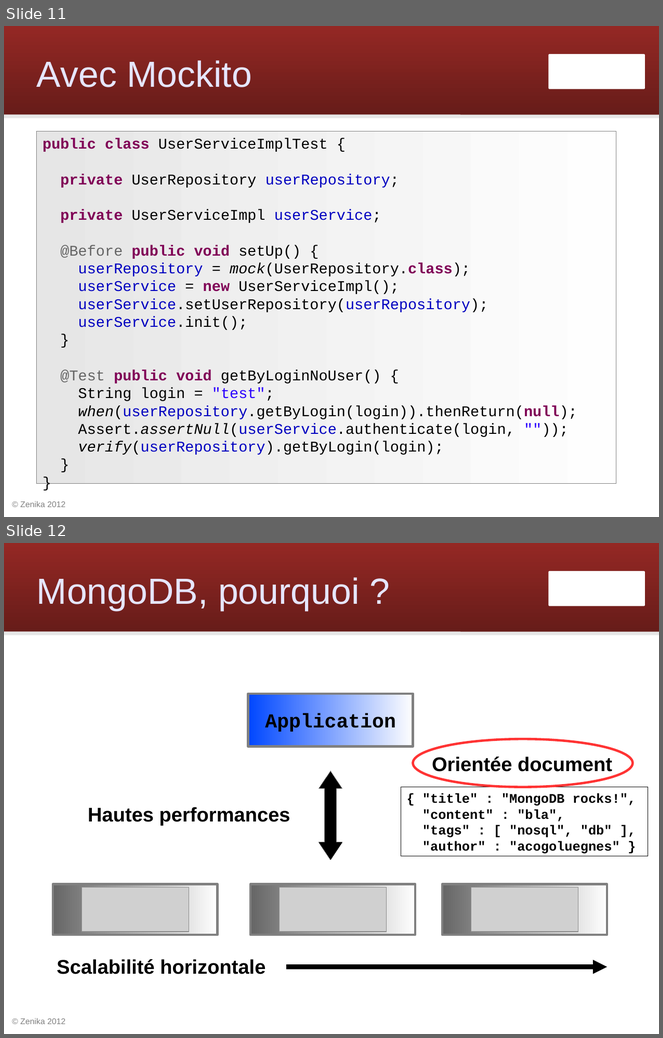
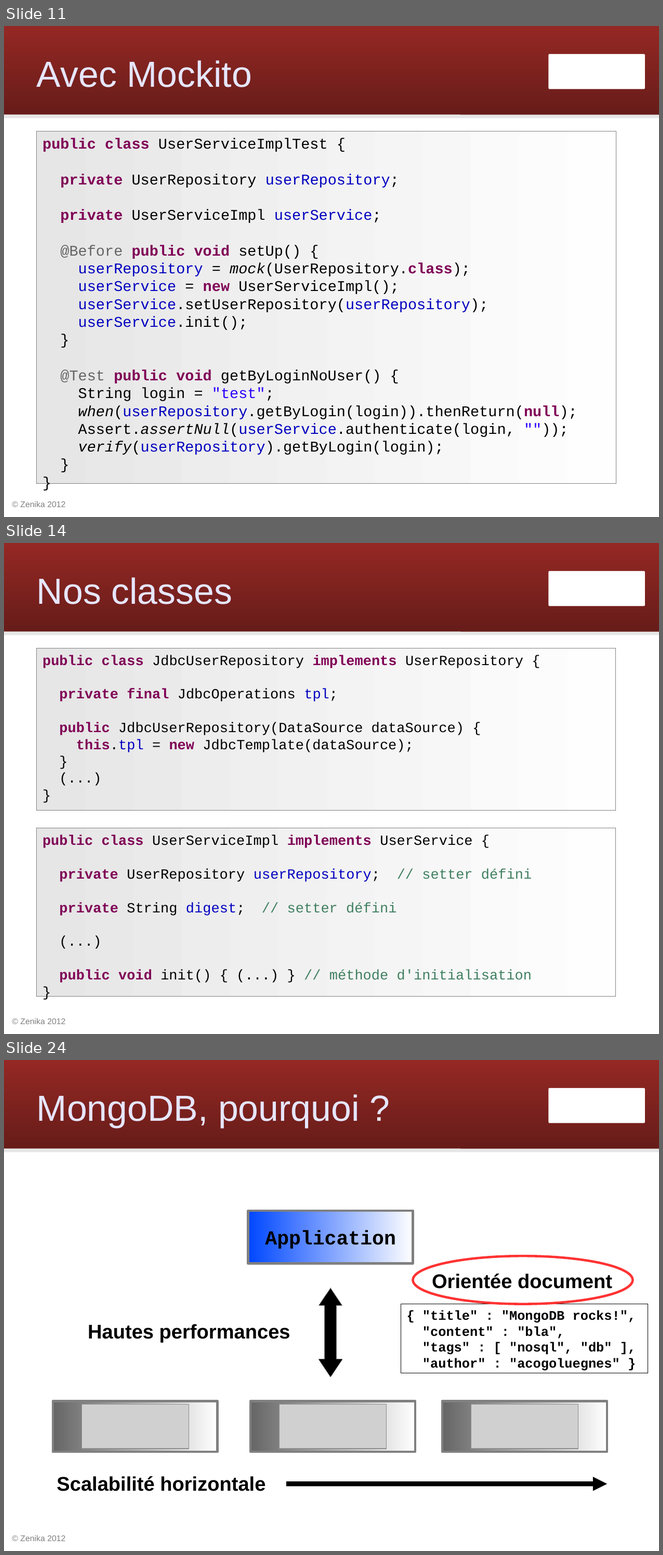
Before and after one commit to Zenika/workshop-spring-core, a slide deck: spring-workshop.odp. Shown one above the other, each under a label of ours: slides 11 and 12 before the commit, slides 11, 14 and 24 after it; the slides between them are not shown. The pictures are 663x1038 and 663x1555 pixels, drawn with LibreOffice and Linux fonts; fonts in the diff are those of the drawing; grey boxes stand for pictures; background and template pictures are left out. Boxes give left, top, right and bottom in pixels: in the first picture for what was removed or moved away, otherwise in the second. Text is boxed around its words. In the diff, an @@ line names an element or a change of style, - is before the commit and + after.

```diff
--- a/spring-workshop.odp
+++ b/spring-workshop.odp
@@ slide 14 added at box(4, 543, 659, 1034), background #FFFFFF; not listed: 4 template elements that a slide beside it also shows @@
@@ title added at box(37, 577, 233, 604), 44 pt, text #E6E6FF @@
+Nos classes
@@ rectangle added at box(37, 648, 617, 811), fill gradient #E6E6E6 to #FEFEFE, outline #808080 0 pt, 17 pt, text #000000 @@
+public class JdbcUserRepository implements UserRepository {
+private final JdbcOperations tpl;
+public JdbcUserRepository(DataSource dataSource) {
+this.tpl = new JdbcTemplate(dataSource);
+}
+(...)
+}
@@ rectangle added at box(37, 828, 617, 996), fill gradient #E6E6E6 to #FEFEFE, outline #808080 0 pt, 17 pt, text #000000 @@
+public class UserServiceImpl implements UserService {
+private UserRepository userRepository; // setter défini
+private String digest; // setter défini
+(...)
+public void init() { (...) } // méthode d'initialisation
+}
@@ what was slide 12 is now slide 24 @@
```
Also in this commit, not shown: 11 other slides added, 1 other file.
